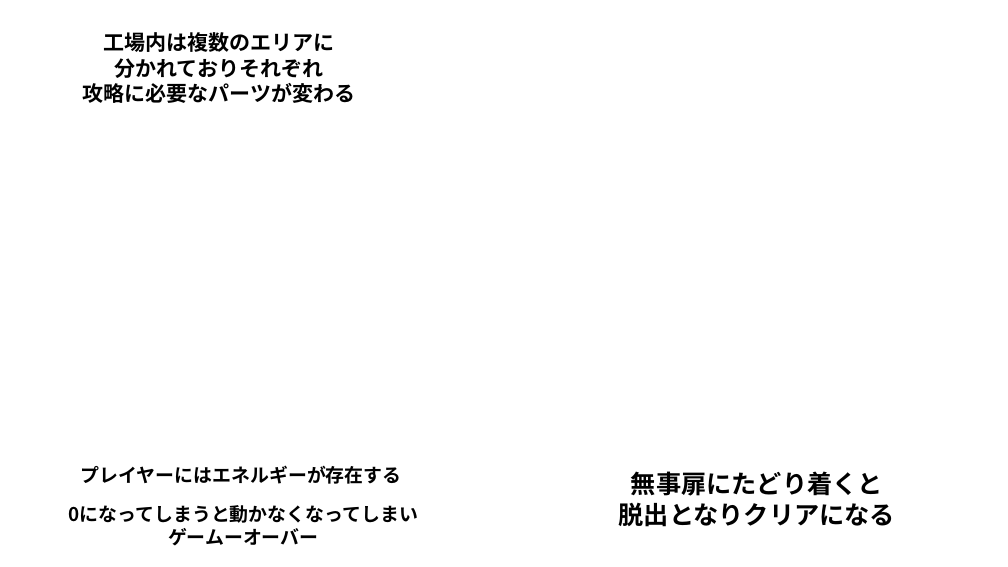
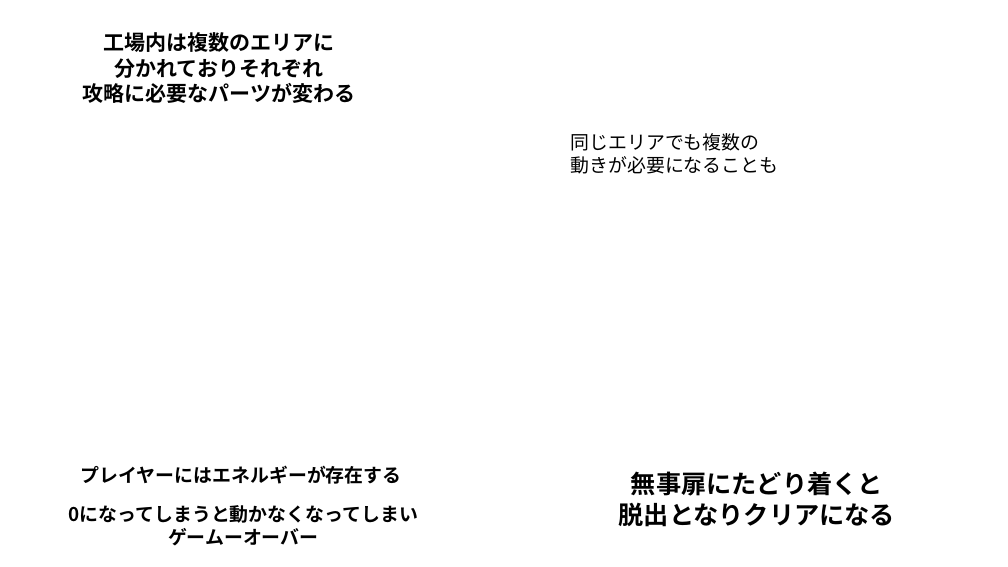
Before and after one commit to IbukiOkusada/team, a slide deck: slide 7 of 企画書続き.pptx. Drawn at 1008x567 pixels with LibreOffice and Linux fonts; fonts in the diff are those of the drawing. Boxes give left, top, right and bottom in pixels: in the first picture for what was removed or moved away, otherwise in the second. Text is boxed around its words. In the diff, an @@ line names an element or a change of style, - is before the commit and + after.

Commit message:
ちょっと追加

```diff
--- a/企画書続き.pptx
+++ b/企画書続き.pptx
@@ text added at <box>571,133,779,174</box>, 18 pt, text #000000 @@
+同じエリアでも複数の
+動きが必要になることも
```
